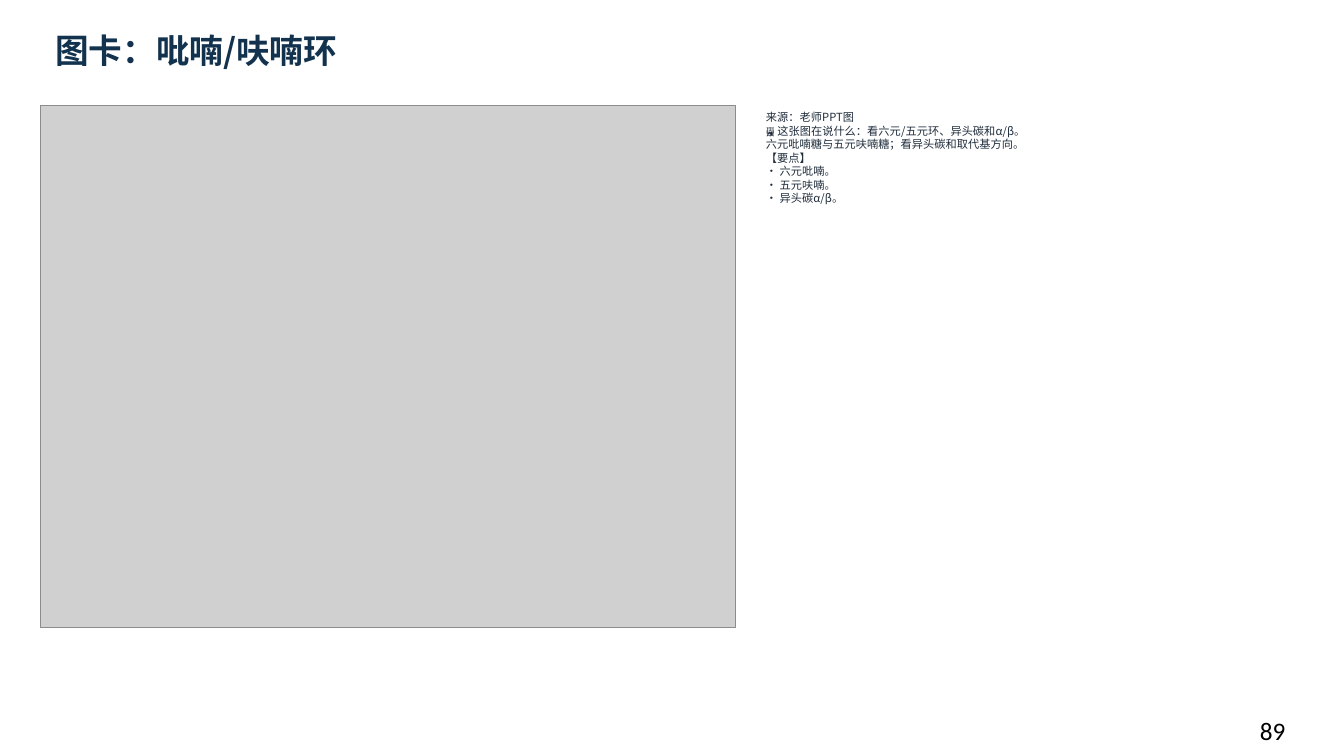
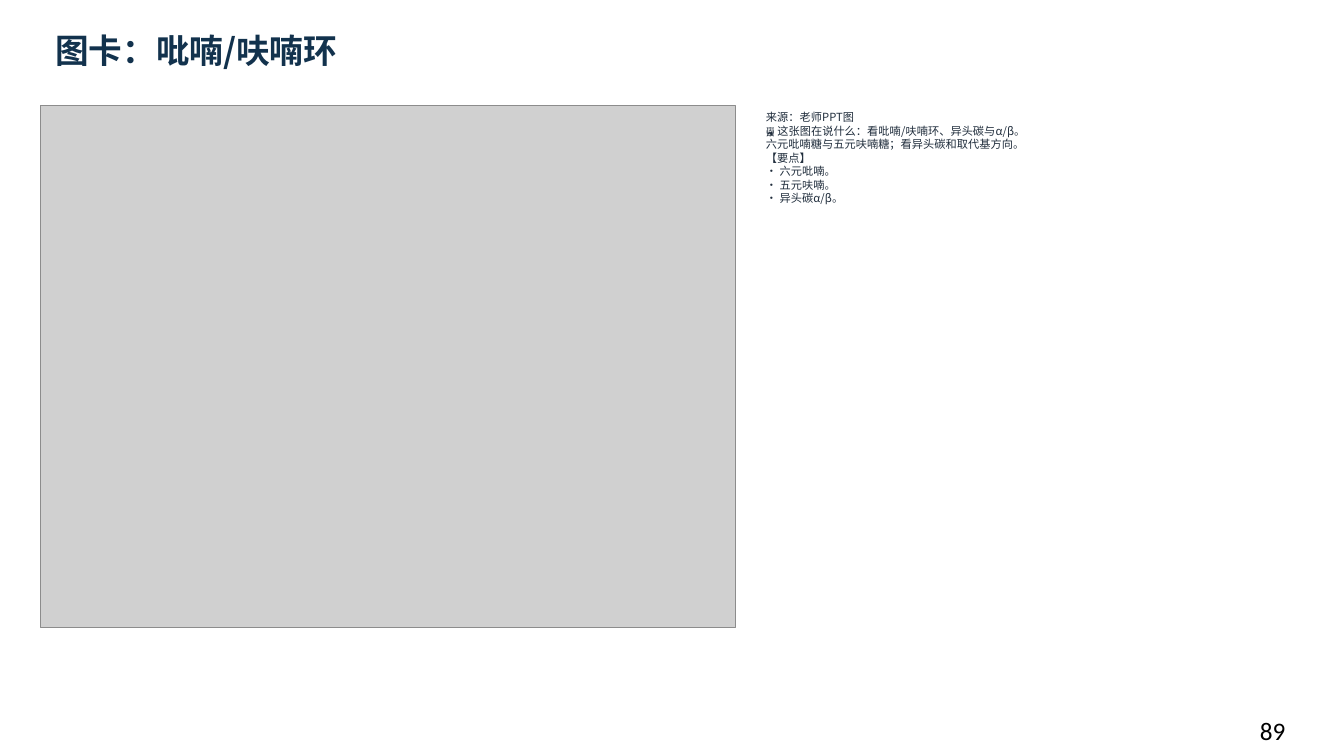
Before and after one commit to newkan-li/Biochemistry, a slide deck: slide 89 of downloads/bc09-ai-style.pptx. Drawn at 1344x756 pixels with LibreOffice and Linux fonts; fonts in the diff are those of the drawing; grey boxes stand for pictures. Boxes give left, top, right and bottom in pixels: in the first picture for what was removed or moved away, otherwise in the second. Text is boxed around its words. In the diff, an @@ line names an element or a change of style, - is before the commit and + after.

```diff
--- a/downloads/bc09-ai-style.pptx
+++ b/downloads/bc09-ai-style.pptx
@@ text at (766,111,1025,204): text changed @@
-来源：老师PPT图
-🖼 这张图在说什么：看六元/五元环、异头碳和α/β。
-六元吡喃糖与五元呋喃糖；看异头碳和取代基方向。
-【要点】
-• 六元吡喃。
-• 五元呋喃。
-• 异头碳α/β。
+来源：老师PPT图
+🖼 这张图在说什么：看吡喃/呋喃环、异头碳与α/β。
+六元吡喃糖与五元呋喃糖；看异头碳和取代基方向。
+【要点】
+• 六元吡喃。
+• 五元呋喃。
+• 异头碳α/β。
```
Also in this commit, not shown: 15 other slides changed, 15 other files.
